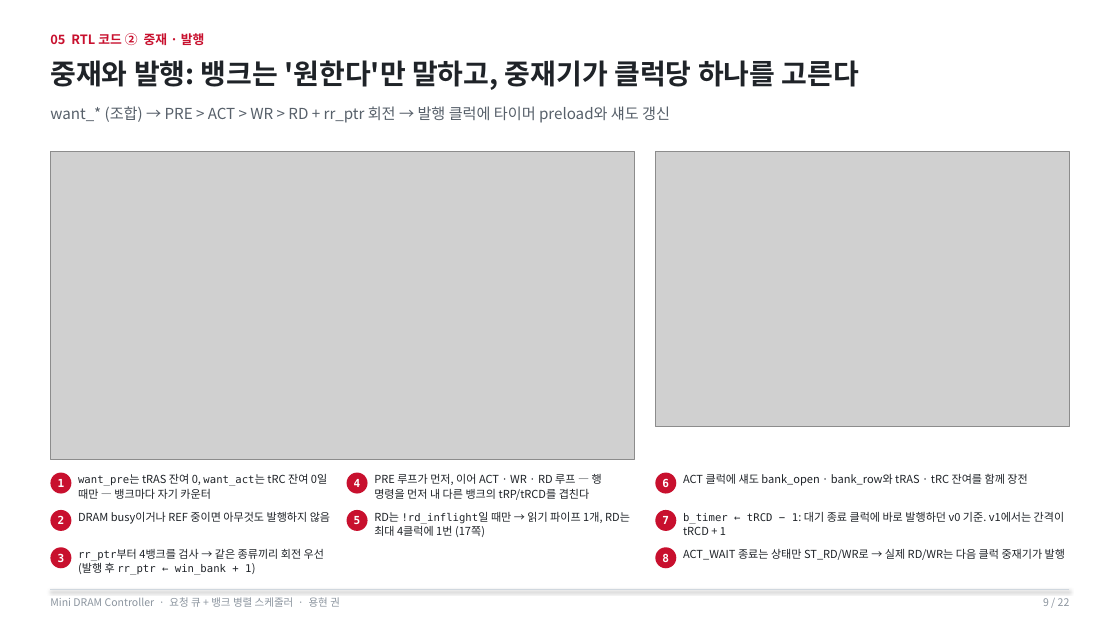
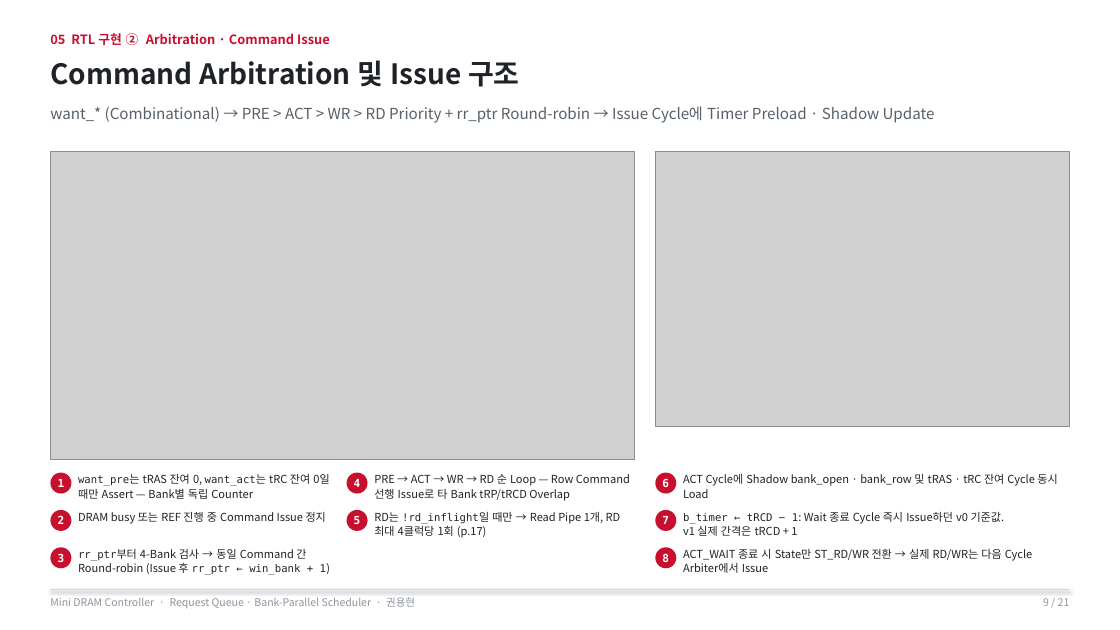
Before and after one commit to yhkwon-git/mini-dram-controller, a slide deck: slide 9 of portfolio-deck/MiniDramController_Portfolio.pptx. Drawn at 1120x630 pixels with LibreOffice and Linux fonts; fonts in the diff are those of the drawing; grey boxes stand for pictures. Boxes give left, top, right and bottom in pixels: in the first picture for what was removed or moved away, otherwise in the second. Text is boxed around its words. In the diff, an @@ line names an element or a change of style, - is before the commit and + after.

```diff
--- a/portfolio-deck/MiniDramController_Portfolio.pptx
+++ b/portfolio-deck/MiniDramController_Portfolio.pptx
@@ text at (50,33,330,45): text changed @@
-05 RTL 코드 ② 중재 · 발행
+05 RTL 구현 ② Arbitration · Command Issue
@@ text at (50,60,520,87): text changed @@
-중재와 발행: 뱅크는 '원한다'만 말하고, 중재기가 클럭당 하나를 고른다
+Command Arbitration 및 Issue 구조
@@ text at (50,106,935,123): text changed @@
-want_* (조합) → PRE > ACT > WR > RD + rr_ptr 회전 → 발행 클럭에 타이머 preload와 섀도 갱신
+want_* (Combinational) → PRE > ACT > WR > RD Priority + rr_ptr Round-robin → Issue Cycle에 Timer Preload · Shadow Update
@@ text at (78,474,329,499): text changed @@
-want_pre는 tRAS 잔여 0, want_act는 tRC 잔여 0일 때만 — 뱅크마다 자기 카운터
+want_pre는 tRAS 잔여 0, want_act는 tRC 잔여 0일 때만 Assert — Bank별 독립 Counter
@@ text at (374,474,630,501): text changed @@
-PRE 루프가 먼저, 이어 ACT · WR · RD 루프 — 행 명령을 먼저 내 다른 뱅크의 tRP/tRCD를 겹친다
+PRE → ACT → WR → RD 순 Loop — Row Command 선행 Issue로 타 Bank tRP/tRCD Overlap
@@ text at (683,474,1057,498): text changed @@
-ACT 클럭에 섀도 bank_open · bank_row와 tRAS · tRC 잔여를 함께 장전
+ACT Cycle에 Shadow bank_open · bank_row 및 tRAS · tRC 잔여 Cycle 동시 Load
@@ text at (78,512,326,524): text changed @@
-DRAM busy이거나 REF 중이면 아무것도 발행하지 않음
+DRAM busy 또는 REF 진행 중 Command Issue 정지
@@ text at (374,512,621,538): text changed @@
-RD는 !rd_inflight일 때만 → 읽기 파이프 1개, RD는 최대 4클럭에 1번 (17쪽)
+RD는 !rd_inflight일 때만 → Read Pipe 1개, RD 최대 4클럭당 1회 (p.17)
@@ text at (683,512,1005,536): text changed @@
-b_timer ← tRCD − 1: 대기 종료 클럭에 바로 발행하던 v0 기준. v1에서는 간격이 tRCD + 1
+b_timer ← tRCD − 1: Wait 종료 Cycle 즉시 Issue하던 v0 기준값.
+v1 실제 간격은 tRCD + 1
@@ text at (78,549,326,575): text changed @@
-rr_ptr부터 4뱅크를 검사 → 같은 종류끼리 회전 우선 (발행 후 rr_ptr ← win_bank + 1)
+rr_ptr부터 4-Bank 검사 → 동일 Command 간 Round-robin (Issue 후 rr_ptr ← win_bank + 1)
@@ text at (683,549,1032,573): text changed @@
-ACT_WAIT 종료는 상태만 ST_RD/WR로 → 실제 RD/WR는 다음 클럭 중재기가 발행
+ACT_WAIT 종료 시 State만 ST_RD/WR 전환 → 실제 RD/WR는 다음 Cycle Arbiter에서 Issue
@@ text at (50,597,415,608): text changed @@
-Mini DRAM Controller · 요청 큐 + 뱅크 병렬 스케줄러 · 용현 권
+Mini DRAM Controller · Request Queue · Bank-Parallel Scheduler · 권용현
```
Also in this commit, not shown: 20 other slides changed, 1 slide removed, 1 other file.
